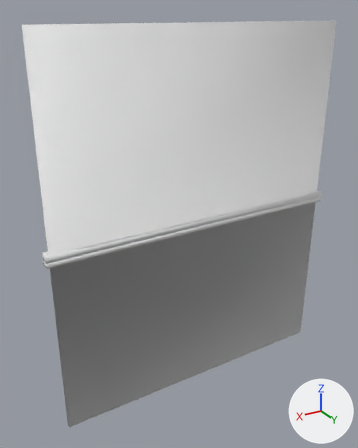
The FBX model Assets/game_portal.fbx: old version first, new version second.
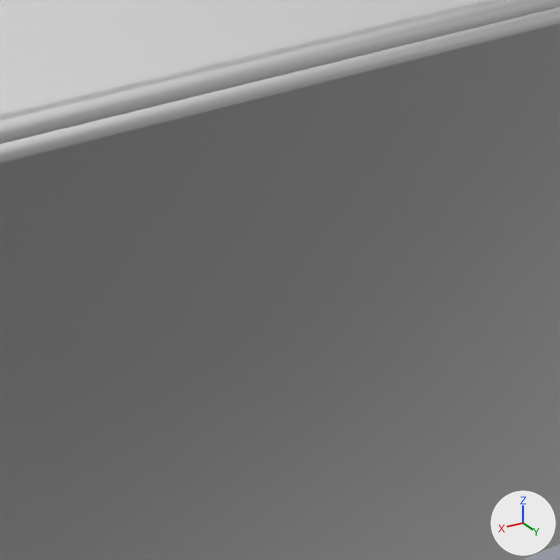
Old and new are each drawn whole from a 50 mm camera at (4.78, 8.36, 3.67) aimed at (0.42, 1.09, 0.03) and again close up on the part from 43% to 81% of the width and 45% to 76% of the height. Every picture has the same lights, and +X, +Y and +Z are marked at lower right. Where no turn or scale is listed for an object, it has been applied to the vertices.

The first close-up shows 'game_portal_bottom', 'game_portal_top'.
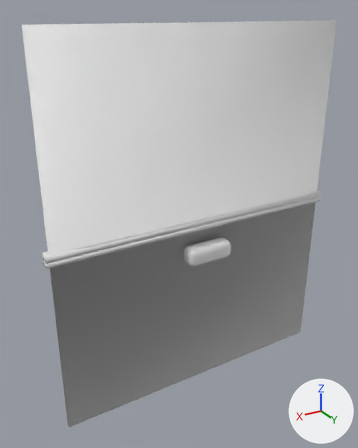
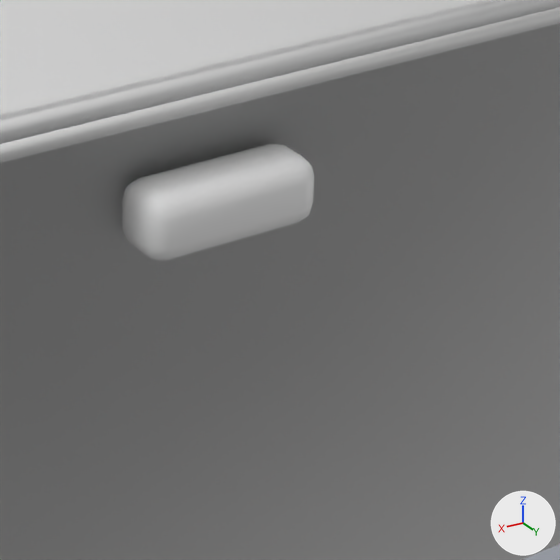
Where the newer file only moved an object's origin or applied its transform, the numbers keep the older frame.

What differs and where, as boxes [x1, y1, x2, y2] in the close-ups (560 x 560 px):
'button_continue', added: after [122, 144, 314, 261]

Edits to the bpy script that builds the scene:
```text
Add me_cube:
    me_cube.from_pydata(...)  # 96 vertices, 98 faces; spans x -0.467..0.467, y -0.173..0.173, z -0.173..0.173
Add ob_button_continue:
    ob_button_continue = bpy.data.objects.new('button_continue', me_cube)
    ob_button_continue.location = (0.0, 1.433, -0.501)
```
